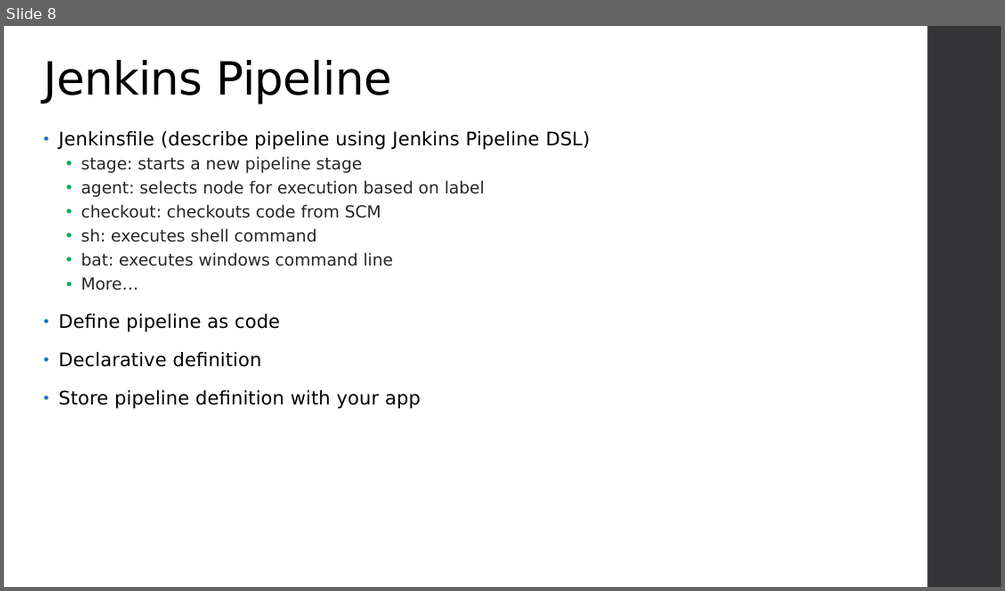
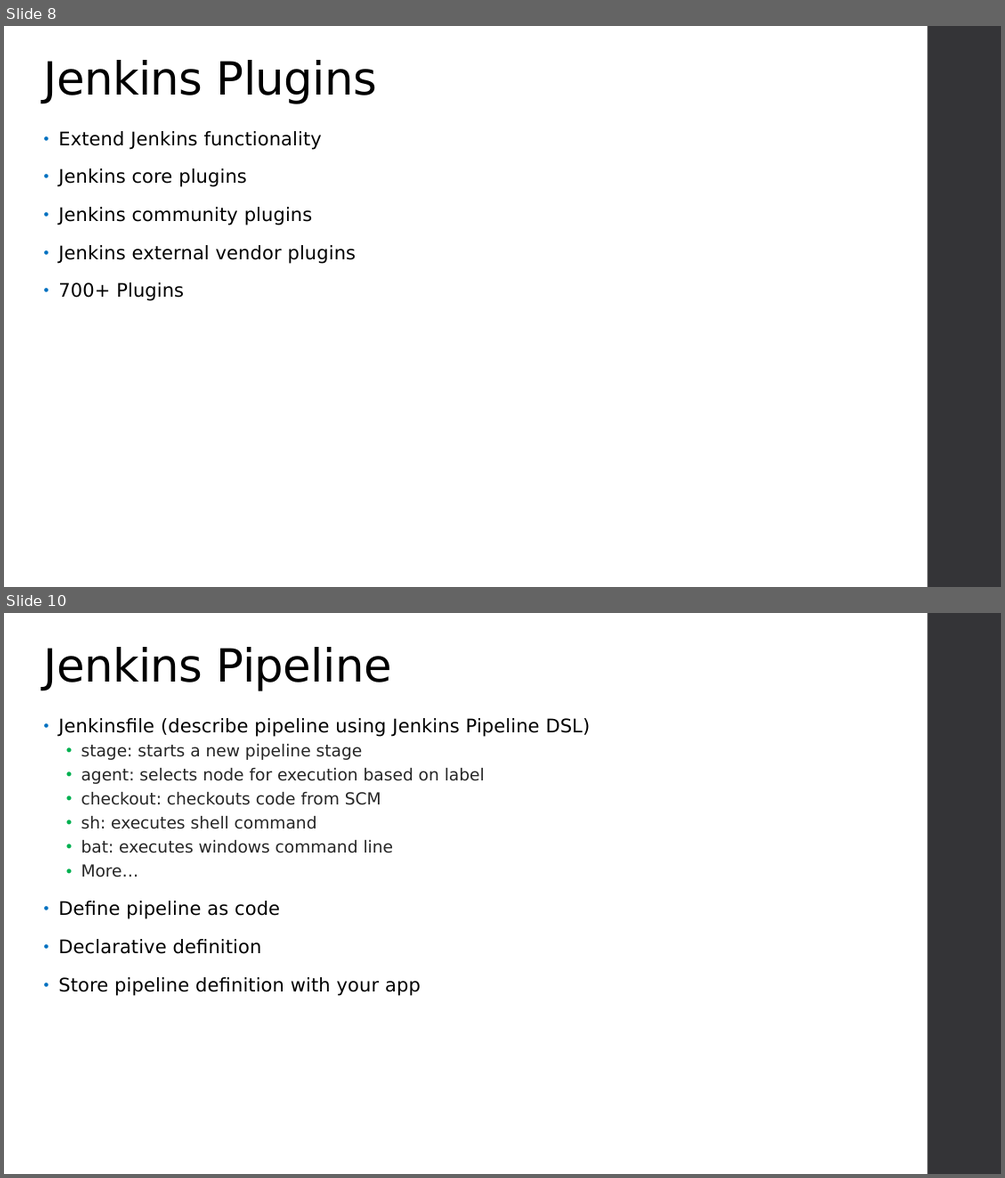
Before and after one commit to varadinov/DevSecOps, a slide deck: 08_cicd/Jenkins.pptx. Shown one above the other, each under a label of ours: slide 8 before the commit, slides 8 and 10 after it; the slides between them are not shown. The pictures are 1005x591 and 1005x1178 pixels, drawn with LibreOffice and Linux fonts; fonts in the diff are those of the drawing; background and template pictures are left out. Boxes give left, top, right and bottom in pixels: in the first picture for what was removed or moved away, otherwise in the second. Text is boxed around its words. In the diff, an @@ line names an element or a change of style, - is before the commit and + after.

```diff
--- a/08_cicd/Jenkins.pptx
+++ b/08_cicd/Jenkins.pptx
@@ slide 8 added at [4, 26, 1001, 587], background picture (left out); not listed: 1 template element that a slide beside it also shows @@
@@ title added at [44, 60, 377, 104], 44 pt, text #000000 @@
+Jenkins Plugins
@@ text added at [58, 131, 356, 301], 18 pt, text #000000 @@
+• Extend Jenkins functionality
+• Jenkins core plugins
+• Jenkins community plugins
+• Jenkins external vendor plugins
+• 700+ Plugins
@@ what was slide 8 is now slide 10 @@
```
Also in this commit, not shown: 1 other slide added, 14 other files.
